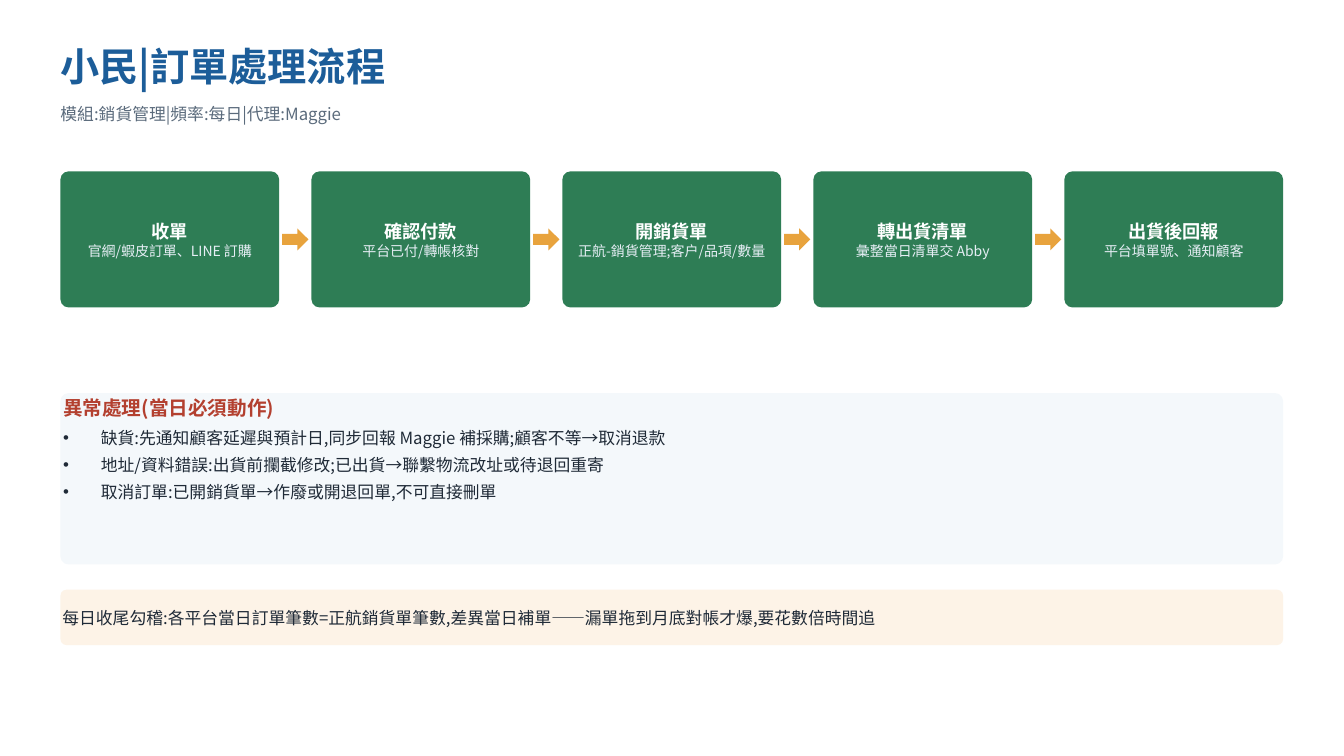
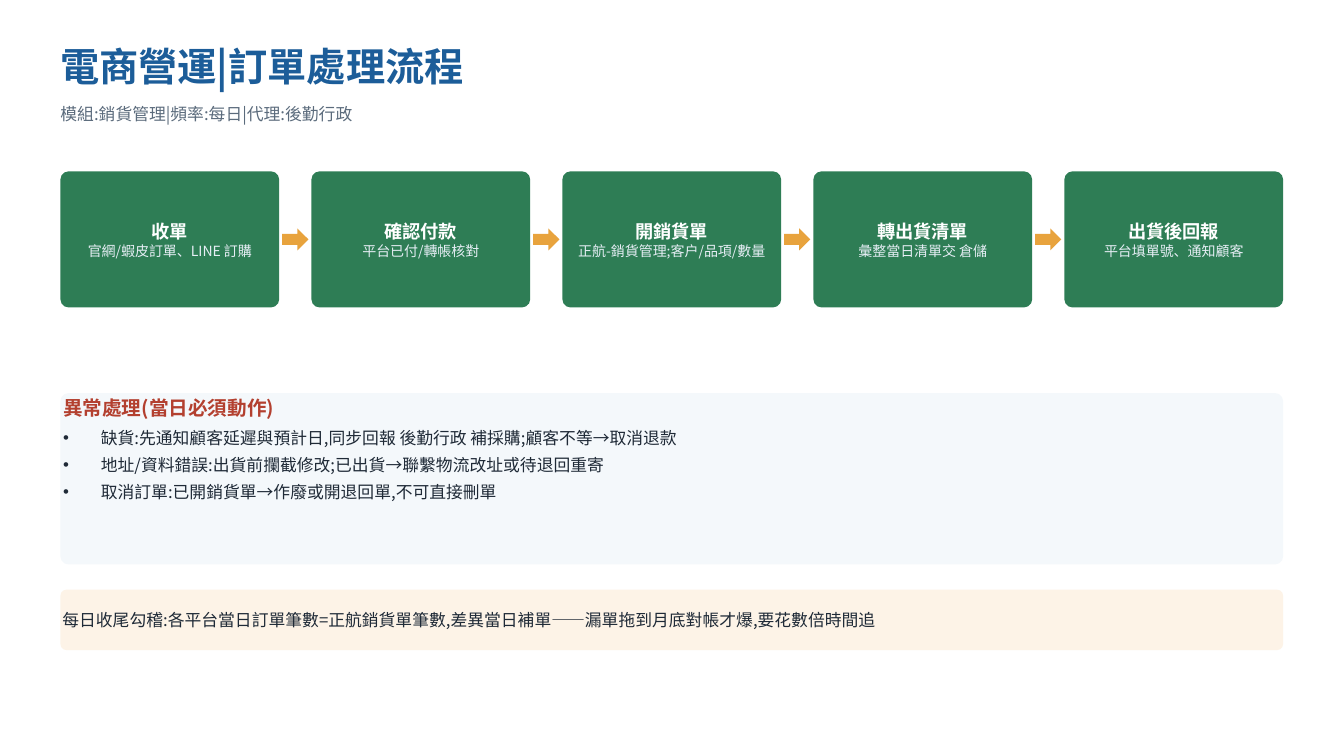
Before and after one commit to Lycander168/FrankAie-hub, a slide deck: slide 7 of docs/hr/chi-erp-workflow.pptx. Drawn at 1344x756 pixels with LibreOffice and Linux fonts; fonts in the diff are those of the drawing. Boxes give left, top, right and bottom in pixels: in the first picture for what was removed or moved away, otherwise in the second. Text is boxed around its words. In the diff, an @@ line names an element or a change of style, - is before the commit and + after.

```diff
--- a/docs/hr/chi-erp-workflow.pptx
+++ b/docs/hr/chi-erp-workflow.pptx
@@ text at bbox=[60, 47, 463, 92]: text changed @@
-小民|訂單處理流程
+電商營運|訂單處理流程
@@ text at bbox=[60, 106, 352, 125]: text changed @@
-模組:銷貨管理|頻率:每日|代理:Maggie
+模組:銷貨管理|頻率:每日|代理:後勤行政
@@ text in rounded rectangle at bbox=[858, 244, 987, 257]: text changed @@
-彙整當日清單交 Abby
+彙整當日清單交 倉儲
@@ text in rounded rectangle at bbox=[101, 430, 676, 447]: text changed @@
-• 缺貨:先通知顧客延遲與預計日,同步回報 Maggie 補採購;顧客不等→取消退款
+• 缺貨:先通知顧客延遲與預計日,同步回報 後勤行政 補採購;顧客不等→取消退款
@@ rounded rectangle "每日收尾勾稽:各平台當日訂單筆數=正航銷貨單筆數,差異當日補單——漏單拖到月底對帳才爆,要花數倍時間追": place and size @@
-rounded rectangle "每日收尾勾稽:各平台當日訂單筆數=正航銷貨單筆數,差異當日補單——漏單拖到月底對帳才爆,要花數倍時間追" at bbox=[60, 590, 1284, 645]
+rounded rectangle "每日收尾勾稽:各平台當日訂單筆數=正航銷貨單筆數,差異當日補單——漏單拖到月底對帳才爆,要花數倍時間追" at bbox=[60, 590, 1284, 650]
@@ rounded rectangle "每日收尾勾稽:各平台當日訂單筆數=正航銷貨單筆數,差異當日補單——漏單拖到月底對帳才爆,要花數倍時間追" at bbox=[60, 590, 1284, 650]: proportions changed @@
```
Also in this commit, not shown: 12 other slides changed, 1 other file.
